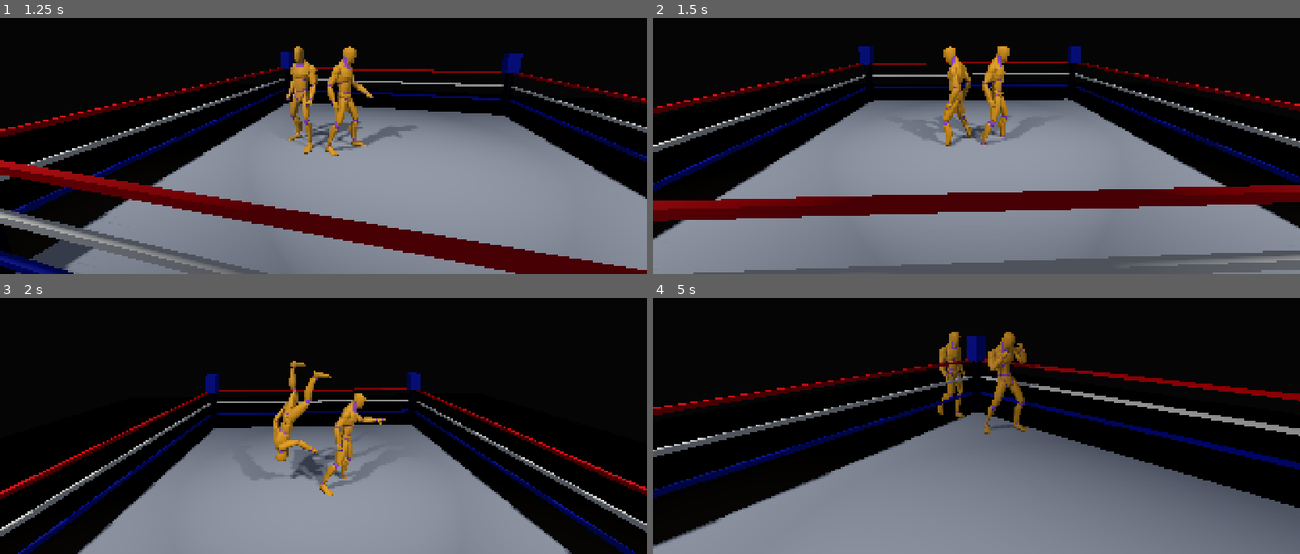
Above: before the commit, frames 1-4 (two rows, left to right).
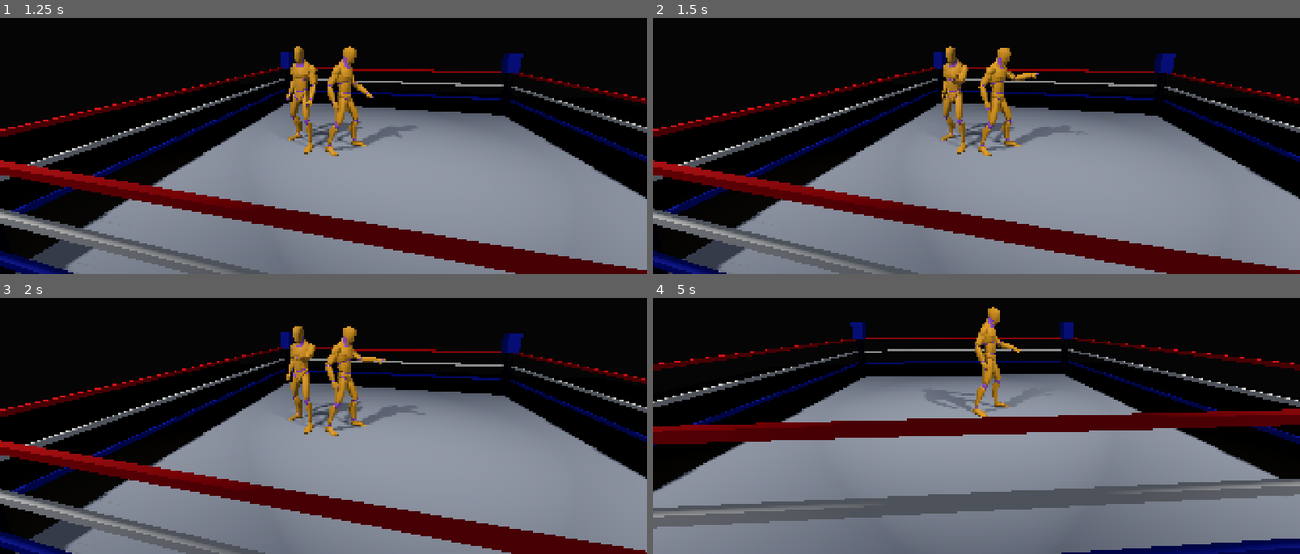
Above: after the commit, the same moments.

Repository: denhamd2/aegis
Game: Godot game, scene res://scenes/match.tscn
Two runs of this game, one before a commit and one after it. Both use one fixed random seed, a clock stepped at 60 frames per second and the inputs below.
Inputs:
- Up to frame 1 (1.25 s): hold D (move_right) from 0.53 s (still down); tap K (grapple) at 0.6 s
- Up to frame 2 (1.5 s): release D (move_right) at 1.28 s; hold S (move_down) from 1.28 s (still down); tap K (grapple) at 1.35 s
- Up to frame 3 (2 s): keep holding S (move_down)
- Up to frame 4 (5 s): release S (move_down) at 2.03 s; hold D (move_right) 2.03-2.78 s; tap L (reversal) at 2.1 s; tap K (grapple) at 2.3, 3.05, 3.8, 4.35 s; hold W (move_up) 2.78-3.53 s; tap J (strike) at 2.85 s; hold Space (submission_hold) 3.53-4.28 s; hold A (move_left) from 3.53 s (still down)

Frame 1 is identical in both runs. In frame 2, 36% of the frame differs, in the area x 0-100%, y 11-100%; in frame 3, 42%; in frame 4, 49%, in the area x 0-100%, y 3-100%.

Commit message:
Fix the tie-up resolution placeholder with a real mash contest
Tie-ups previously resolved by a hardcoded rule (lower player_index
always wins), independent of either wrestler's actual behavior. Added
TieUpMinigame: a symmetric mash contest where both wrestlers press
grapple and whichever accumulates more qualifying presses first
becomes the grapple attacker, sized against gauntlet/refs/timings.md's
tie-up contest reference. Resolution moved off the wrestlers' own
per-tick processing (which only worked by coincidence, both timers
staying in lockstep) and into MatchReferee, matching the same
shared-tick pattern already used for pin and submission.

Verified live via a 5-seed --fixed-fps probe: no illegal-FSM
assertions, and the tie-up now resolves in favor of whichever side
actually contests it, rather than a fixed index.

Co-Authored-By: Claude Sonnet 5 <noreply@anthropic.com>
Claude-Session: https://claude.ai/code/session_014FrePquMKRRVTcBmQuSTE6

Diff:
--- a/game/core/ai/wrestler_ai.gd
+++ b/game/core/ai/wrestler_ai.gd
@@ -17,9 +17,16 @@
 @export var kickout_reaction_ticks: int = 10
 @export var kickout_press_interval_ticks: int = 5
 
+## Tie-up mashing: same reaction-delay/press-interval shape as the kickout
+## tunables above. First-pass values; see test_tie_up_minigame.gd.
+@export var tie_up_reaction_ticks: int = 10
+@export var tie_up_press_interval_ticks: int = 8
+
 var _cooldown: int = 0
 var _pin_defender_tick: int = 0
 var _last_kickout_press_tick: int = -1000
+var _tie_up_tick: int = 0
+var _last_tie_up_press_tick: int = -1000
 
 func _physics_process(_delta: float) -> void:
 	if not controller or not target:
@@ -41,6 +48,11 @@
 		# PinMinigame's press-limited fill-meter, so there's no discrete-press
 		# semantic to model here.
 		return {"submission_hold": true}
+	if controller.fsm.current_state == WrestlerFSM.State.TIE_UP:
+		_tie_up_tick += 1
+		return {"grapple": _should_press_tie_up(_tie_up_tick)}
+	_tie_up_tick = 0
+	_last_tie_up_press_tick = -1000
 	if not controller.fsm.is_in([WrestlerFSM.State.IDLE, WrestlerFSM.State.LOCOMOTION, WrestlerFSM.State.RUN]):
 		return {}
 
@@ -96,3 +108,15 @@
 		return false
 	_last_kickout_press_tick = tick
 	return true
+
+## Whether to press "grapple" this TIE_UP tick — same rate-limited mash
+## policy as _should_press_kickout(), minus the marker-window check (there's
+## no target zone here, just a race of qualifying press counts; see
+## tie_up_minigame.gd).
+func _should_press_tie_up(tick: int) -> bool:
+	if tick <= tie_up_reaction_ticks:
+		return false
+	if tick - _last_tie_up_press_tick < tie_up_press_interval_ticks:
+		return false
+	_last_tie_up_press_tick = tick
+	return true
--- a/game/core/match/match_referee.gd
+++ b/game/core/match/match_referee.gd
@@ -14,6 +14,10 @@
 ## CombatSystem.MAX_LIMB_DAMAGE (70%). First-pass value; confirm/retune via
 ## test_submission_minigame.gd and a live multi-seed probe, not by feel.
 const SUBMISSION_LIMB_THRESHOLD := 70.0
+## Absolute safety cap on a tie-up contest, not the primary mechanism (see
+## _tick_tie_up()) — TieUpMinigame.PROGRESS_THRESHOLD is what actually
+## decides it in practice.
+const TIE_UP_MAX_TICKS := 200
 
 @export var wrestler_a_path: NodePath
 @export var wrestler_b_path: NodePath
@@ -29,6 +33,9 @@
 var _submissioning: bool = false
 var _submission_attacker: WrestlerController
 var _submission_defender: WrestlerController
+var _tying_up: bool = false
+var _tie_up_ticks: int = 0
+var _tie_up_minigame: TieUpMinigame
 var _match_over: bool = false
 
 func _ready() -> void:
@@ -52,6 +59,15 @@
 		return
 	if _submissioning:
 		_tick_submission()
+		return
+	if _tying_up:
+		_tick_tie_up()
+		return
+	if wrestler_a.fsm.current_state == WrestlerFSM.State.TIE_UP \
+			and wrestler_b.fsm.current_state == WrestlerFSM.State.TIE_UP:
+		_tying_up = true
+		_tie_up_ticks = 0
+		_tie_up_minigame = TieUpMinigame.new()
 		return
 	_check_for_downed_opponent_action()
 
@@ -128,6 +144,31 @@
 		# pin/submission on the very next tick either.
 		_submission_defender._cover_eligible = false
 
+## Both sides mash "grapple" (captured per-tick by WrestlerController);
+## whoever accumulates more qualifying presses first becomes the grapple
+## attacker. Unlike pin/submission there's no pre-existing attacker/defender
+## role here — the contest itself decides it.
+func _tick_tie_up() -> void:
+	_tie_up_ticks += 1
+	_tie_up_minigame.tick(wrestler_a._tie_up_input_this_tick, wrestler_b._tie_up_input_this_tick)
+	if _tie_up_minigame.a_wins():
+		_resolve_tie_up(wrestler_a, wrestler_b)
+	elif _tie_up_minigame.b_wins():
+		_resolve_tie_up(wrestler_b, wrestler_a)
+	elif _tie_up_ticks >= TIE_UP_MAX_TICKS:
+		# Backstop only — distinct AI/press policies make an exact tie
+		# between two independent deterministic mash rates unlikely, but
+		# this guarantees the match can't stall here forever.
+		var attacker := wrestler_a if _tie_up_minigame.a_progress >= _tie_up_minigame.b_progress else wrestler_b
+		_resolve_tie_up(attacker, wrestler_b if attacker == wrestler_a else wrestler_a)
+
+func _resolve_tie_up(attacker: WrestlerController, defender: WrestlerController) -> void:
+	_tying_up = false
+	attacker._is_grapple_attacker = true
+	defender._is_grapple_attacker = false
+	attacker.fsm.transition_to(WrestlerFSM.State.GRAPPLE_HOLD)
+	defender.fsm.transition_to(WrestlerFSM.State.GRAPPLE_HOLD)
+
 func _declare_winner(winner: WrestlerController, method: String) -> void:
 	_match_over = true
 	match_won.emit(winner, method)
--- a/game/core/match/wrestler_controller.gd
+++ b/game/core/match/wrestler_controller.gd
@@ -24,7 +24,6 @@
 const GETUP_TICKS := 90 # 1.5s
 const HIT_REACT_TICKS := 20
 const STUNNED_TICKS := 45
-const TIE_UP_RESOLVE_TICKS := 30
 ## States WrestlerFSM.LEGAL_TRANSITIONS actually allows a TIE_UP transition
 ## from — both sides of a grapple attempt must be in one of these, or the
 ## attempt is silently dropped (see the gate in _process_free_movement()).
@@ -96,7 +95,6 @@
 
 var _move_ticks_remaining: int = 0
 var _active_move: MoveDef
-var _tie_up_ticks: int = 0
 var _is_grapple_attacker: bool = false
 var _pin_minigame: PinMinigame
 var _submission_minigame: SubmissionMinigame
@@ -122,6 +120,7 @@
 var _active_move_hit_applied: bool = false
 var _kickout_input_this_tick: bool = false
 var _submission_defender_input_this_tick: bool = false
+var _tie_up_input_this_tick: bool = false
 
 ## Whether MatchReferee._check_for_cover() may start a new pin on this
 ## wrestler right now. True by default and after a genuine knockdown (an
@@ -223,7 +222,9 @@
 		WrestlerFSM.State.STRIKE:
 			_process_active_move(input)
 		WrestlerFSM.State.TIE_UP:
-			_process_tie_up()
+			# MatchReferee drives the actual contest (TieUpMinigame) once both
+			# wrestlers are in TIE_UP — mirrors PIN_DEFENDER's input capture.
+			_tie_up_input_this_tick = input.get("grapple", false)
 		WrestlerFSM.State.GRAPPLE_HOLD:
 			_process_grapple_hold(input)
 		WrestlerFSM.State.MOVE_EXEC:
@@ -297,17 +298,16 @@
 		# assert() logs but does not actually block the illegal transition,
 		# so an unguarded call here left the opponent's FSM state and its
 		# _is_grapple_attacker bookkeeping permanently desynced: the
-		# opponent's state silently failed to change, but _process_tie_up()
-		# still later assigned it the attacker/defender role and tried to
-		# push it into GRAPPLE_HOLD from whatever unrelated state it was
-		# actually stuck in — itself illegal and silently dropped, so
-		# neither wrestler's _physics_process match statement ever routed
-		# to _process_grapple_hold() again. A real deadlock, not a rare
-		# one: any grapple attempted while the opponent is mid-anything-else
+		# opponent's state silently failed to change, but MatchReferee would
+		# still later assign it the attacker/defender role and try to push
+		# it into GRAPPLE_HOLD from whatever unrelated state it was actually
+		# stuck in — itself illegal and silently dropped, so neither
+		# wrestler's _physics_process match statement ever routed to
+		# _process_grapple_hold() again. A real deadlock, not a rare one:
+		# any grapple attempted while the opponent is mid-anything-else
 		# hits it, so gate here instead of after the fact.
 		fsm.transition_to(WrestlerFSM.State.TIE_UP)
 		opponent.fsm.transition_to(WrestlerFSM.State.TIE_UP)
-		_tie_up_ticks = 0
 
 func _in_range(range_m: float) -> bool:
 	return opponent != null and global_position.distance_to(opponent.global_position) <= range_m
@@ -389,19 +389,6 @@
 	stub.active_frames = 0
 	stub.recovery_frames = 0
 	return stub
-
-func _process_tie_up() -> void:
-	_tie_up_ticks += 1
-	if _tie_up_ticks < TIE_UP_RESOLVE_TICKS:
-		return
-	# Deterministic resolution: whichever wrestler entered the tie-up first
-	# (lower player_index, as a stand-in for a reaction-time contest) wins.
-	var attacker := self if player_index < opponent.player_index else opponent
-	var defender := opponent if attacker == self else self
-	attacker._is_grapple_attacker = true
-	defender._is_grapple_attacker = false
-	attacker.fsm.transition_to(WrestlerFSM.State.GRAPPLE_HOLD)
-	defender.fsm.transition_to(WrestlerFSM.State.GRAPPLE_HOLD)
 
 func _process_grapple_hold(input: Dictionary) -> void:
 	if not _is_grapple_attacker:
--- /dev/null
+++ b/game/core/minigames/tie_up_minigame.gd
@@ -0,0 +1,28 @@
+class_name TieUpMinigame
+extends RefCounted
+## Symmetric mash contest for who wins the tie-up and becomes the grapple
+## attacker. Both wrestlers press "grapple"; first to accumulate
+## PROGRESS_THRESHOLD qualifying presses wins. No RNG — a pure function of
+## each side's press ticks, so MatchReferee can arbitrate it deterministically.
+
+## Ticks of qualifying presses needed to win. gauntlet/refs/timings.md's
+## tie-up section is a lower bound only (contest reticle visible >=1.07s
+## before the reference clip cuts away, unresolved) — this first-pass value
+## lands in that neighborhood, not a precise measurement; confirm/retune via
+## test_tie_up_minigame.gd and a live probe.
+const PROGRESS_THRESHOLD := 10.0
+
+var a_progress: float = 0.0
+var b_progress: float = 0.0
+
+func tick(a_pressed: bool, b_pressed: bool) -> void:
+	if a_pressed:
+		a_progress += 1.0
+	if b_pressed:
+		b_progress += 1.0
+
+func a_wins() -> bool:
+	return a_progress >= PROGRESS_THRESHOLD
+
+func b_wins() -> bool:
+	return b_progress >= PROGRESS_THRESHOLD
--- /dev/null
+++ b/game/tests/test_tie_up_minigame.gd
@@ -0,0 +1,42 @@
+extends GdUnitTestSuite
+## Tie-up contest: WrestlerAI's rate-limited mash policy driven against
+## TieUpMinigame. Regression test for the fixed placeholder, which resolved
+## every tie-up by a hardcoded "lower player_index wins" rule regardless of
+## either wrestler's actual behavior.
+
+func test_more_frequent_presser_wins() -> void:
+	var minigame := TieUpMinigame.new()
+	var a := WrestlerAI.new()
+	for t in range(1, 200):
+		var a_pressed := a._should_press_tie_up(t)
+		minigame.tick(a_pressed, false)
+		if minigame.a_wins():
+			break
+	assert_bool(minigame.a_wins()).is_true()
+	assert_bool(minigame.b_wins()).is_false()
+
+func test_single_press_is_not_enough() -> void:
+	var minigame := TieUpMinigame.new()
+	minigame.tick(true, false)
+	assert_bool(minigame.a_wins()).is_false()
+	assert_bool(minigame.b_wins()).is_false()
+
+func test_same_input_sequence_is_deterministic() -> void:
+	var outcome_a := _run_both_mashing()
+	var outcome_b := _run_both_mashing()
+	assert_bool(outcome_a["a_wins"]).is_equal(outcome_b["a_wins"])
+	assert_bool(outcome_a["b_wins"]).is_equal(outcome_b["b_wins"])
+	assert_int(outcome_a["ticks"]).is_equal(outcome_b["ticks"])
+
+func _run_both_mashing() -> Dictionary:
+	var minigame := TieUpMinigame.new()
+	var a := WrestlerAI.new()
+	var b := WrestlerAI.new()
+	b.tie_up_reaction_ticks = 4 # gives b a head start so the race isn't a tie
+	var t := 0
+	for i in range(1, 200):
+		t = i
+		minigame.tick(a._should_press_tie_up(i), b._should_press_tie_up(i))
+		if minigame.a_wins() or minigame.b_wins():
+			break
+	return {"a_wins": minigame.a_wins(), "b_wins": minigame.b_wins(), "ticks": t}
Not shown, added: game/core/minigames/tie_up_minigame.gd.uid
Not shown, added: game/tests/test_pin_minigame_kickout.gd.uid
Not shown, added: game/tests/test_submission_minigame.gd.uid
Not shown, added: game/tests/test_tie_up_minigame.gd.uid
Not shown, changed: README.md
